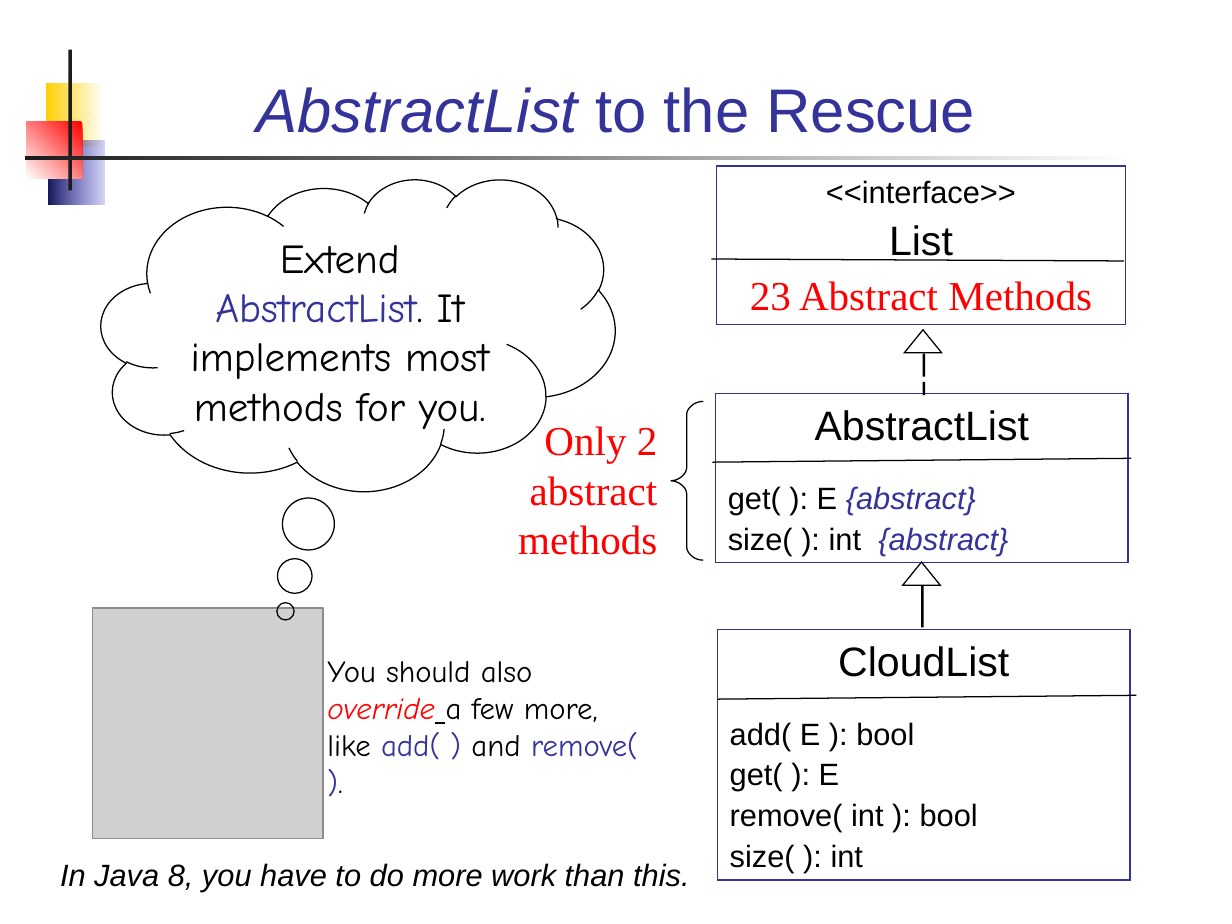
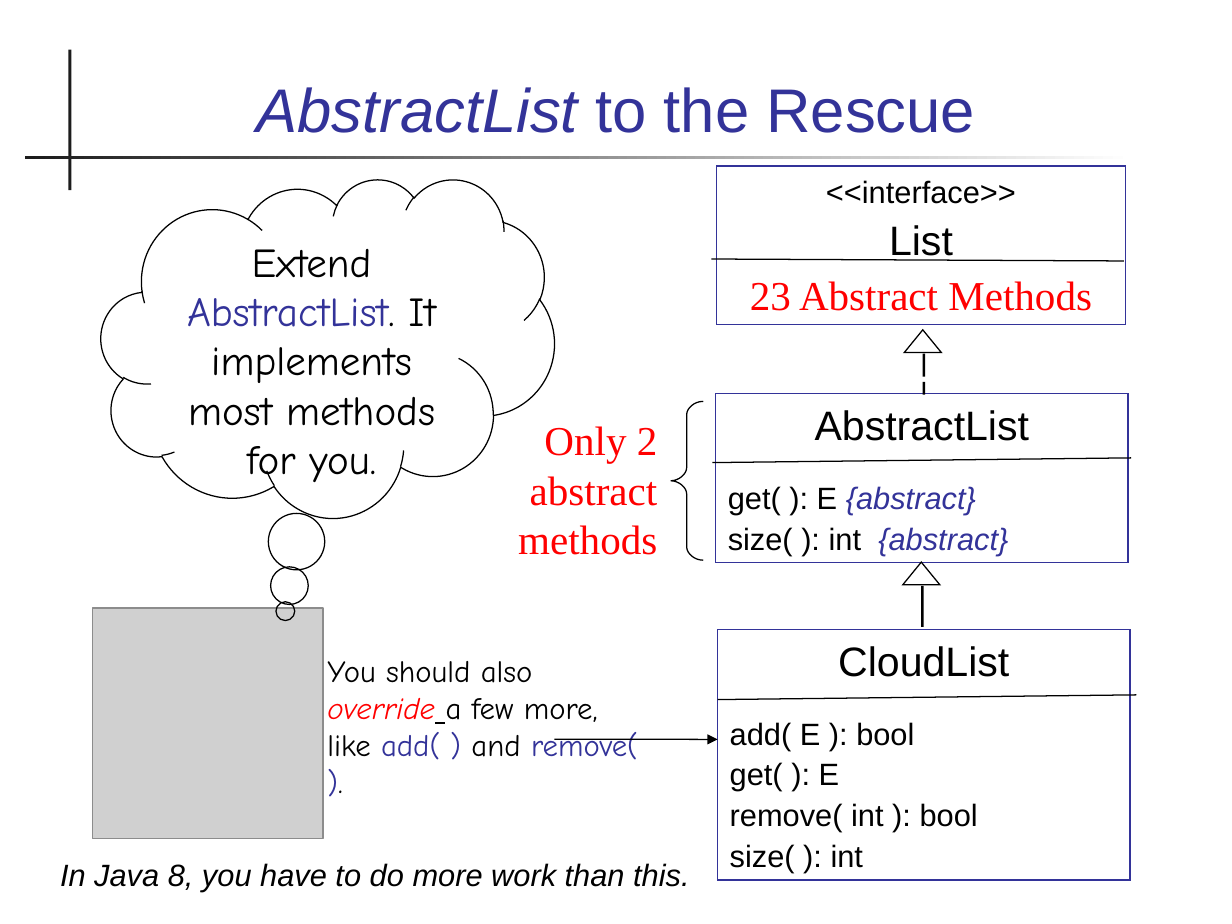
Before and after one commit to skeoop/skeoop.github.io, a slide deck: slide 13 of week4/Inheritance-3-Abstract-Class.ppt (slide 12 before the commit). Drawn at 1232x924 pixels with LibreOffice and Linux fonts; fonts in the diff are those of the drawing; grey boxes stand for pictures. Boxes give left, top, right and bottom in pixels: in the first picture for what was removed or moved away, otherwise in the second. Text is boxed around its words. In the diff, an @@ line names an element or a change of style, - is before the commit and + after.

```diff
--- a/week4/Inheritance-3-Abstract-Class.ppt
+++ b/week4/Inheritance-3-Abstract-Class.ppt
@@ rectangle removed at [46, 83, 103, 147] @@
@@ rectangle removed at [27, 122, 83, 179] @@
@@ rectangle removed at [48, 140, 103, 205] @@
@@ thought cloud "Extend AbstractList. It implements most ...": place and size @@
-thought cloud "Extend AbstractList. It implements most ..." at [101, 179, 615, 490]
+thought cloud "Extend AbstractList. It implements most ..." at [101, 179, 554, 517]
@@ thought cloud "Extend AbstractList. It implements most ..." at [101, 179, 554, 517]: proportions changed @@
@@ arrow added from (554, 739) to (717, 739), #000000 0.74 pt @@
```
Also in this commit, not shown: 15 other slides changed, 2 slides added, 1 other file.
